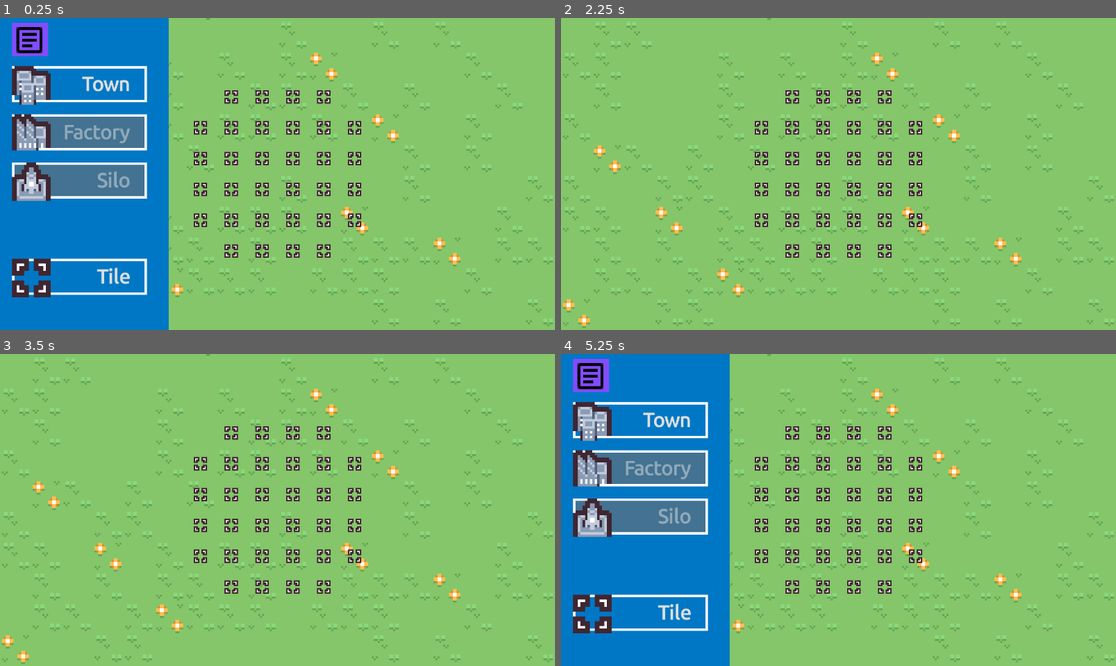
Above: before the commit, frames 1-4 (two rows, left to right).
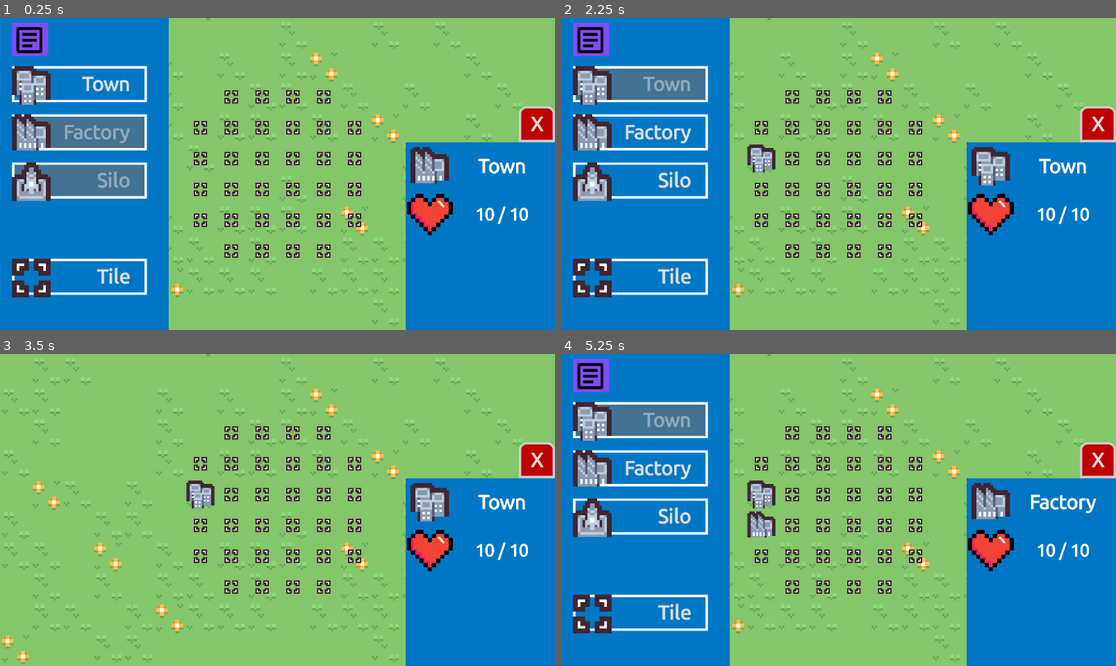
Above: after the commit, the same moments.

Repository: SpaceAgeX/TowerDefense
Game: Godot game, scene res://Main/Main.tscn
The game is run twice, just before and just after one commit, with the same random seed, the same clock (stepped at 60 frames per second) and the same inputs.
Inputs (mouse positions are in pixels of both pictures, inside the frame that each line leads up to):
- Up to frame 1 (0.25 s): no input
- Up to frame 2 (2.25 s): click "Town" at 0.5 s; click (1099, 124) at 1.25 s, where only the run after the commit has a clickable "X"; tap Enter at 2 s; move the mouse to (760, 158) at 2.02 s; click (760, 158) at 2.1 s
- Up to frame 3 (3.5 s): click (72, 469) at 2.75 s, where only the run after the commit has a clickable "Factory"
- Up to frame 4 (5.25 s): tap Space at 3.5 s; move the mouse to (760, 525) at 3.52 s; click (760, 525) at 3.6 s; click (633, 516) at 4.25 s, where only the run after the commit has a clickable "Silo"; tap Enter at 5 s; move the mouse to (794, 463) at 5.02 s; right-click (794, 463) at 5.1 s

The runs differ from the first frame. In frame 1, 17% of the frame differs, in the area x 19-100%, y 22-100%; in frame 2, 48%, in the area x 0-100%, y 0-100%; in frame 3, 17%; in frame 4, 23%.

Commit message:
Adds a Stats Menu for Buildings and Puts UI inside of a CanvasLayer for Dynamic Screen Resizability

Diff:
--- a/BuildTile/BuildTile.gd
+++ b/BuildTile/BuildTile.gd
@@ -13,8 +13,8 @@
 var placeable = true
 var InArea = false
 
-var health = 10
-var damage = 0
+var max_health = 10
+var health = max_health
 var cooldown = 1.5
 
 @export var type: Types = Types.EMPTY
--- a/BuildTile/Build_tile.tscn
+++ b/BuildTile/Build_tile.tscn
@@ -11,7 +11,7 @@
 scale = Vector2(0.9, 0.9)
 script = ExtResource("1_cv8ei")
 
-[node name="Indicator" type="Sprite2D" parent="."]
+[node name="IndicatorSprite" type="Sprite2D" parent="."]
 scale = Vector2(0.5, 0.5)
 texture = ExtResource("2_forbi")
 
--- a/Main/Main.gd
+++ b/Main/Main.gd
@@ -6,6 +6,8 @@
 var new_tile_on = false
 
 func _ready():
+	#DisplayServer.window_set_mode(DisplayServer.WINDOW_MODE_MAXIMIZED)
+
 	randomize()
 	await get_tree().create_timer(0.1).timeout
 
@@ -44,6 +46,9 @@
 		$UI/ToggleSideBar.visible = true
 		on = BuildTile.Types.EMPTY
 
+	if on == BuildTile.Types.EMPTY:
+		$UI.view_stats(selected_tile)
+
 	else:
 		print("Can't Place Here")
 		$UI.write_dialogue("Can't Place There", 2)
@@ -51,9 +56,9 @@
 	selected_tile.updateType()
 
 
-func place_build_tile(position):
-	var x_position = floor(position.x/64)*16
-	var y_position = floor(position.y/64)*16
+func place_build_tile(pos):
+	var x_position = floor(pos.x/64)*16
+	var y_position = floor(pos.y/64)*16
 
 	$UI/Buttons.visible = true
 	$UI/ToggleSideBar.visible = true
--- a/Main/Main.tscn
+++ b/Main/Main.tscn
@@ -47,10 +47,6 @@
 script = ExtResource("4_lk6ok")
 
 [node name="UI" parent="." instance=ExtResource("1_mgneh")]
-offset_left = -576.0
-offset_top = -324.0
-offset_right = 576.0
-offset_bottom = 324.0
 
 [connection signal="pressed" from="UI/Buttons/Town" to="." method="_on_town_pressed"]
 [connection signal="pressed" from="UI/Buttons/Factory" to="." method="_on_factory_pressed"]
--- a/UI/UI.gd
+++ b/UI/UI.gd
@@ -1,4 +1,4 @@
-extends Control
+extends CanvasLayer
 
 
 @onready var dialogue_label = $HUD/Display
@@ -12,10 +12,34 @@
 
 	if tween != null:
 		tween.kill()
-		modulate = Color.WHITE
+		dialogue_label.modulate = Color.WHITE
 
 	tween = get_tree().create_tween()
 	tween.tween_property(dialogue_label, "modulate", Color.TRANSPARENT, time).set_trans(Tween.TRANS_BACK)
+
+
+func view_stats(tile):
+	var sprite_frame = 1
+	var building_type = "Empty"
+
+	$BuildingStats.visible = true
+
+	match tile.type:
+		BuildTile.Types.TOWN:
+			sprite_frame = 0
+			building_type = "Town"
+
+		BuildTile.Types.FACTORY:
+			sprite_frame = 3
+			building_type = "Factory"
+
+		BuildTile.Types.SILO:
+			sprite_frame = 6
+			building_type = "Silo"
+
+	$BuildingStats/BuildingSprite.frame = sprite_frame
+	$BuildingStats/TypeLabel.text = building_type
+	$BuildingStats/HealthLabel.text = str(tile.health) + " / " + str(tile.max_health)
 
 
 func _on_toggle_side_bar_pressed():
@@ -23,3 +47,7 @@
 		side_bar.set_visible(false)
 	else:
 		side_bar.set_visible(true)
+
+
+func _on_close_stats_button_pressed():
+	$BuildingStats.set_visible(false)
--- a/UI/UI.tscn
+++ b/UI/UI.tscn
@@ -8,6 +8,7 @@
 [ext_resource type="StyleBox" uid="uid://b2qbvdbkxnlwc" path="res://UI/ButtonHoverStyleBox.tres" id="4_wr4ws"]
 [ext_resource type="Texture2D" uid="uid://cwngxwttgtn76" path="res://Assets/Selector.png" id="6_ijlg7"]
 [ext_resource type="Texture2D" uid="uid://cx7h13dixvulf" path="res://Assets/article.png" id="7_nb8e2"]
+[ext_resource type="Texture2D" uid="uid://cw5bqcpwgvfmn" path="res://Assets/heart_icon.png" id="9_kaulm"]
 
 [sub_resource type="LabelSettings" id="LabelSettings_g0406"]
 font_size = 30
@@ -15,18 +16,24 @@
 [sub_resource type="StyleBoxFlat" id="StyleBoxFlat_bqbiq"]
 bg_color = Color(0.509804, 0.298039, 1, 1)
 
-[node name="UI" type="Control"]
+[sub_resource type="StyleBoxFlat" id="StyleBoxFlat_ugl2p"]
+bg_color = Color(0.75, 0, 0, 1)
+border_width_left = 5
+border_width_top = 5
+border_width_right = 5
+border_width_bottom = 5
+corner_radius_top_left = 15
+corner_radius_top_right = 15
+
+[node name="UI" type="CanvasLayer"]
+script = ExtResource("1_q1mj0")
+
+[node name="HUD" type="Control" parent="."]
 layout_mode = 3
-anchors_preset = 0
-offset_right = 1152.0
-offset_bottom = 648.0
-script = ExtResource("1_q1mj0")
-
-[node name="HUD" type="Control" parent="."]
-layout_mode = 1
-anchors_preset = 0
-offset_right = 1153.0
-offset_bottom = 170.0
+anchors_preset = 10
+anchor_right = 1.0
+offset_bottom = 152.0
+grow_horizontal = 2
 
 [node name="Display" type="Label" parent="HUD"]
 layout_mode = 1
@@ -45,7 +52,7 @@
 vertical_alignment = 1
 
 [node name="Buttons" type="Control" parent="."]
-layout_mode = 1
+layout_mode = 3
 anchors_preset = 9
 anchor_bottom = 1.0
 offset_right = 396.0
@@ -158,7 +165,6 @@
 centered = false
 
 [node name="ToggleSideBar" type="Button" parent="."]
-layout_mode = 1
 offset_left = 25.0
 offset_top = 10.0
 offset_right = 100.0
@@ -170,4 +176,75 @@
 texture = ExtResource("7_nb8e2")
 centered = false
 
+[node name="BuildingStats" type="Control" parent="."]
+layout_mode = 3
+anchors_preset = 3
+anchor_left = 1.0
+anchor_top = 1.0
+anchor_right = 1.0
+anchor_bottom = 1.0
+offset_left = -310.0
+offset_top = -390.0
+grow_horizontal = 0
+grow_vertical = 0
+
+[node name="ColorRect" type="ColorRect" parent="BuildingStats"]
+layout_mode = 1
+anchors_preset = 15
+anchor_right = 1.0
+anchor_bottom = 1.0
+grow_horizontal = 2
+grow_vertical = 2
+color = Color(0, 0.462, 0.77, 1)
+metadata/_edit_lock_ = true
+
+[node name="BuildingSprite" type="Sprite2D" parent="BuildingStats"]
+position = Vector2(50, 50)
+scale = Vector2(5, 5)
+texture = ExtResource("3_y6ged")
+hframes = 8
+frame = 3
+
+[node name="TypeLabel" type="Label" parent="BuildingStats"]
+layout_mode = 1
+offset_left = 100.0
+offset_right = 300.0
+offset_bottom = 100.0
+theme_override_fonts/font = ExtResource("1_m3gep")
+theme_override_font_sizes/font_size = 40
+text = "Town"
+horizontal_alignment = 1
+vertical_alignment = 1
+
+[node name="CloseStatsButton" type="Button" parent="BuildingStats"]
+layout_mode = 1
+anchors_preset = 1
+anchor_left = 1.0
+anchor_right = 1.0
+offset_left = -75.0
+offset_top = -75.0
+grow_horizontal = 0
+theme_override_fonts/font = ExtResource("1_m3gep")
+theme_override_font_sizes/font_size = 40
+theme_override_styles/normal = SubResource("StyleBoxFlat_ugl2p")
+text = "X"
+
+[node name="HeartIcon" type="Sprite2D" parent="BuildingStats"]
+position = Vector2(50, 150)
+scale = Vector2(0.18, 0.18)
+texture = ExtResource("9_kaulm")
+
+[node name="HealthLabel" type="Label" parent="BuildingStats"]
+layout_mode = 1
+offset_left = 100.0
+offset_top = 100.0
+offset_right = 300.0
+offset_bottom = 200.0
+theme_override_fonts/font = ExtResource("1_m3gep")
+theme_override_font_sizes/font_size = 35
+text = "10 / 10"
+horizontal_alignment = 1
+vertical_alignment = 1
+
 [connection signal="pressed" from="ToggleSideBar" to="." method="_on_toggle_side_bar_pressed"]
+[connection signal="pressed" from="BuildingStats/CloseStatsButton" to="." method="_on_close_stats_button_pressed"]
Binary file added: Assets/heart_icon.png
Not shown, added: Assets/heart_icon.png.import
Not shown: 1 places in UI/UI.tscn that only renumber resources
